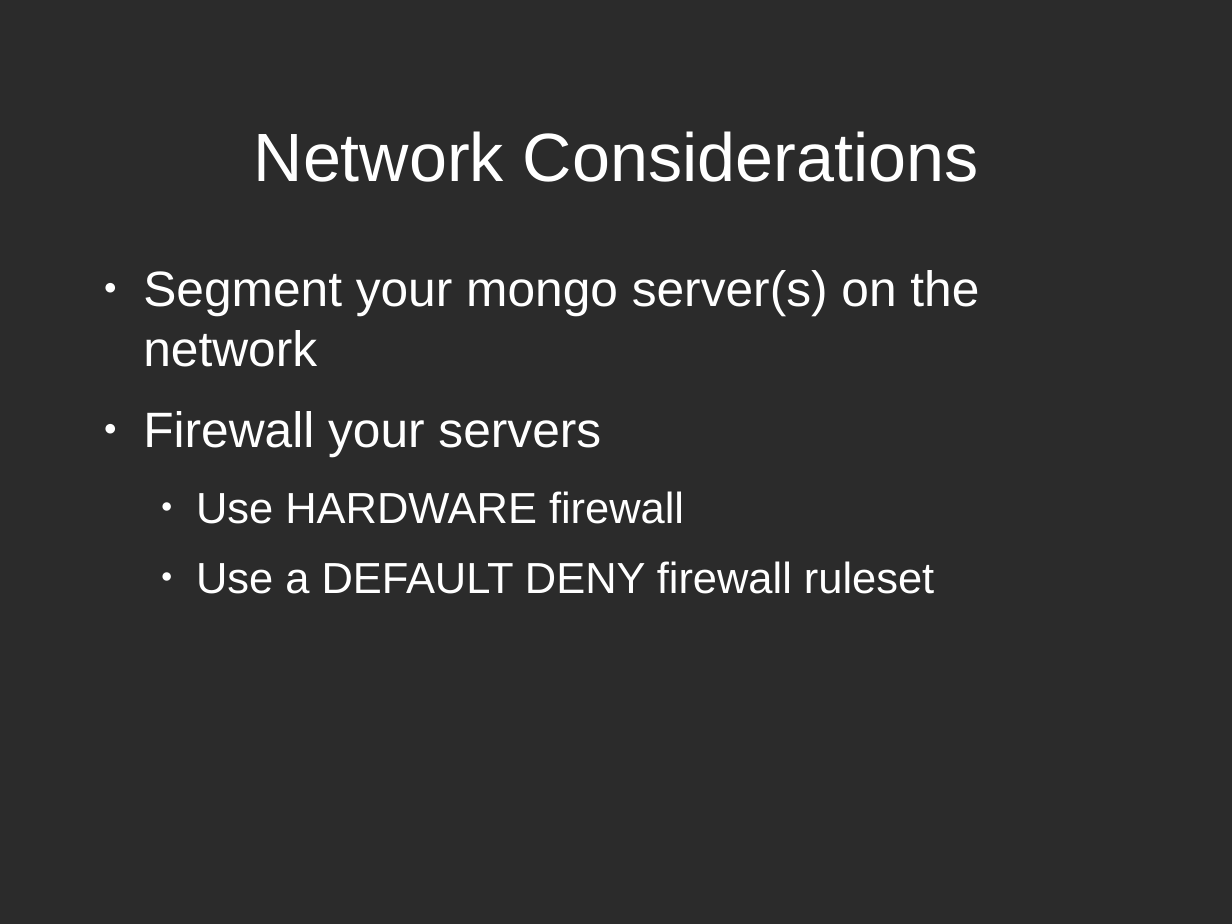
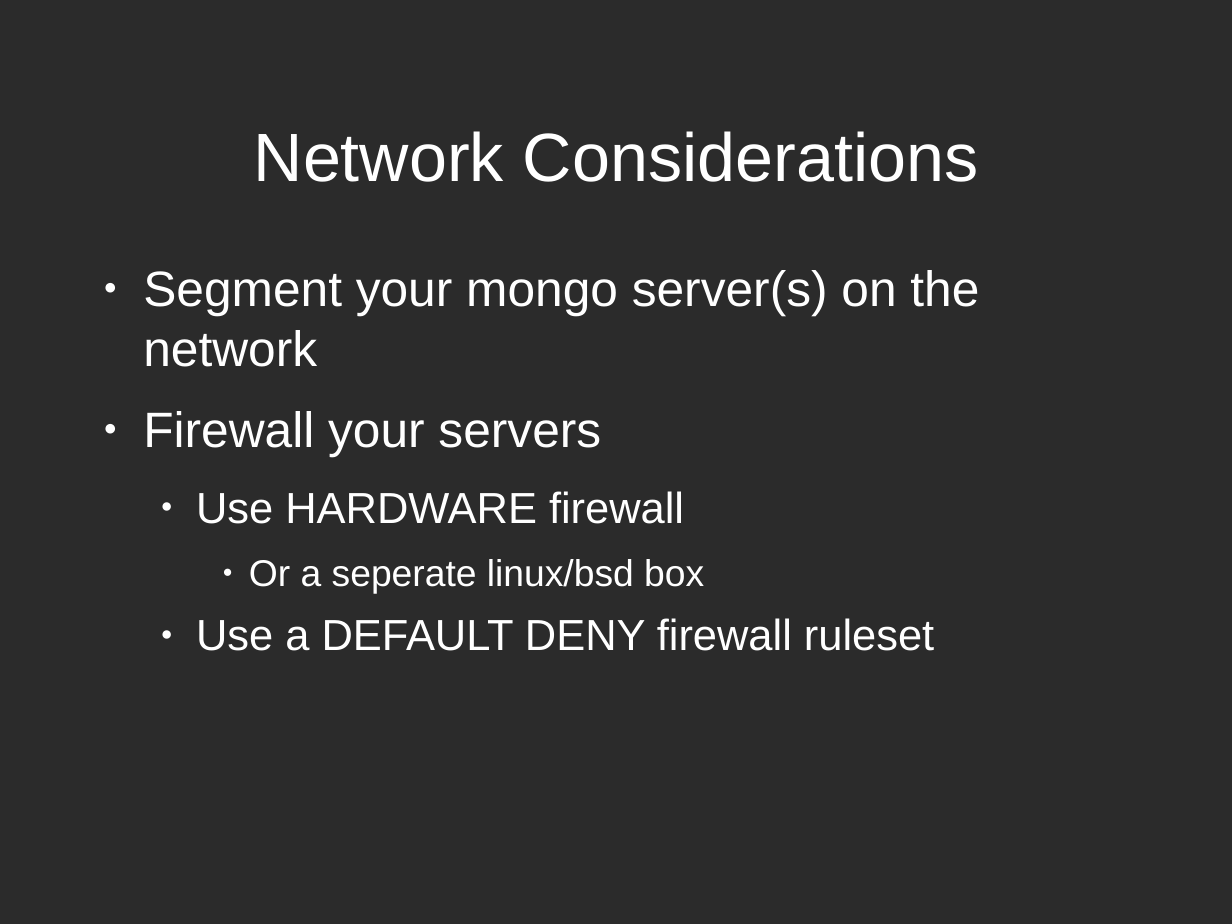
Before and after one commit to zippy1981/TalkMaterials, a slide deck: slide 16 of MongoMeetup/2010-July/Mongo Windows Administration for the Unix Programmer.odp. Drawn at 1232x924 pixels with LibreOffice and Linux fonts; fonts in the diff are those of the drawing; background and template pictures are left out; a plain dark background stands for a picture behind light text. Boxes give left, top, right and bottom in pixels: in the first picture for what was removed or moved away, otherwise in the second. Text is boxed around its words. In the diff, an @@ line names an element or a change of style, - is before the commit and + after.

Commit message:
Slide modifications and images.
Added an image of Linux Burning me at te stake.

```diff
--- a/MongoMeetup/2010-July/Mongo Windows Administration for the Unix Programmer.odp
+++ b/MongoMeetup/2010-July/Mongo Windows Administration for the Unix Programmer.odp
@@ text at bbox=[249, 559, 704, 594]: paragraph added @@
+    ● Or a seperate linux/bsd box
```
Also in this commit, not shown: 3 other slides changed, 1 slide added, 5 other files.
